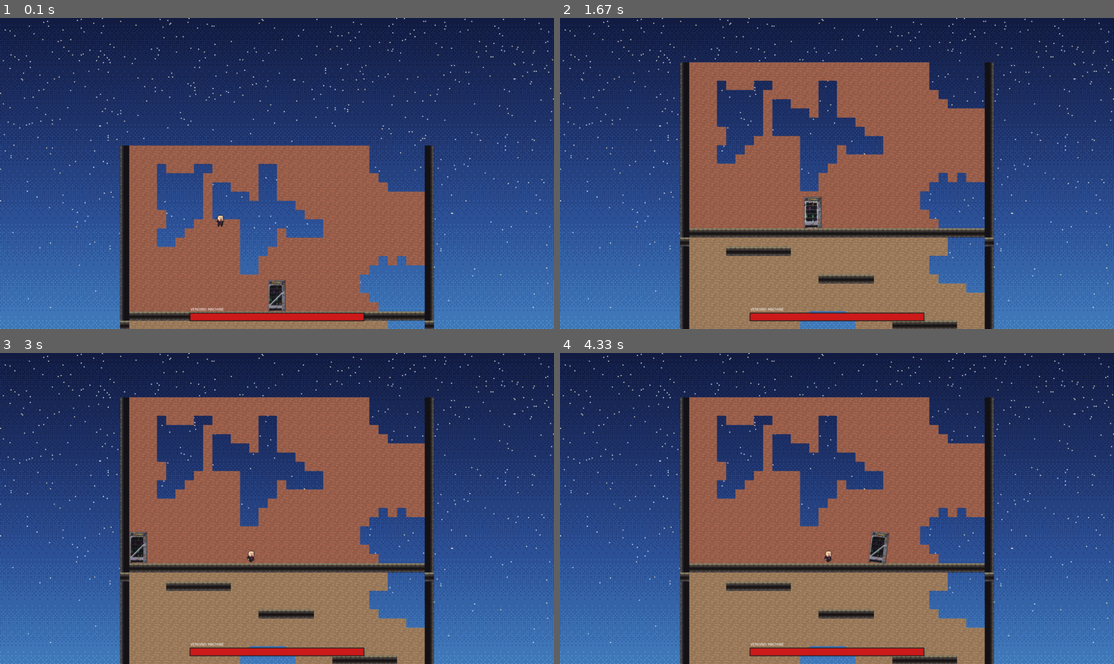
Above: before the commit, frames 1-4 (two rows, left to right).
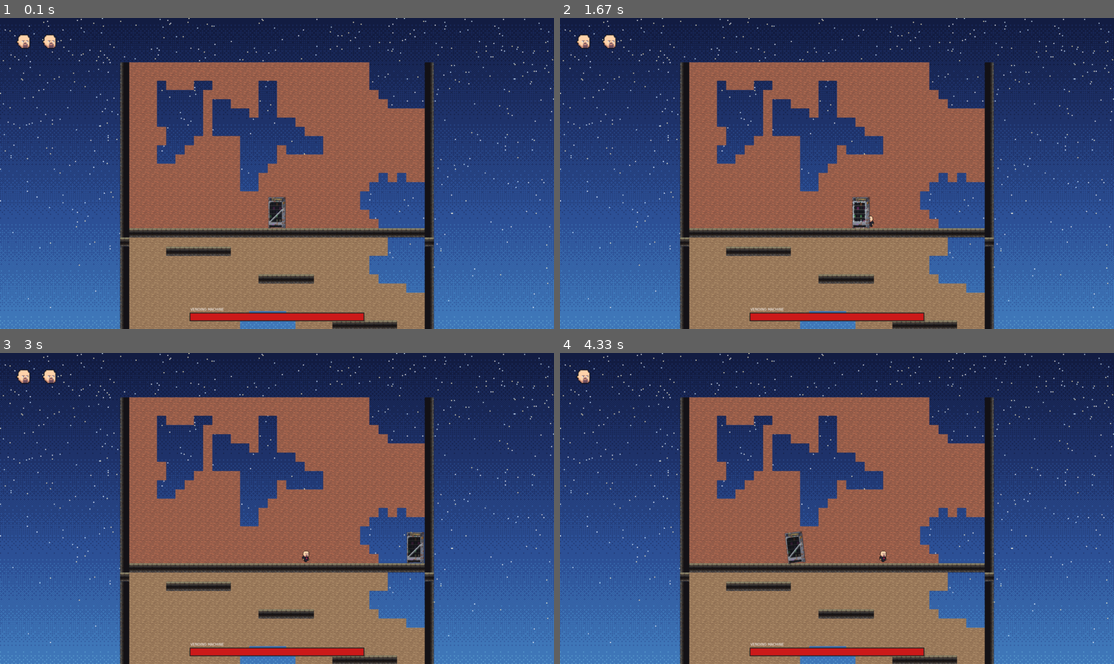
Above: after the commit, the same moments.

Repository: polgonzalez05/luathon-MasAitorGonzalezPolGarciaEnricMorerresJordiDoneuxGillesDelohenLuc
Game: LÖVE game, started from main.lua
The game is run twice, just before and just after one commit, with the same random seed, the same clock (stepped at 60 frames per second) and the same inputs.
Inputs:
- Up to frame 1 (0.1 s): no input
- Up to frame 2 (1.67 s): hold D 0.33-0.8 s; hold D 0.83-1.3 s; hold A from 1.33 s (still down)
- Up to frame 3 (3 s): release A at 1.87 s; hold A 1.9-2.37 s; hold D from 2.4 s (still down)
- Up to frame 4 (4.33 s): release D at 3.03 s; hold A 3.07-3.53 s; hold D 3.57-4.03 s; hold D from 4.07 s (still down)

The runs differ from the first frame. In frame 1, 29% of the frame differs, in the area x 3-79%, y 5-100%; in frame 2, 0.8%; in frame 3, 0.9%; in frame 4, 0.8%.

Commit message:
vidas en el hud

Diff:
--- a/src/bala.lua
+++ b/src/bala.lua
@@ -4,7 +4,7 @@
 local Bala = AnimatedActor:extend()
 
 function Bala:new(x, y, targetX, targetY)
-    Bala.super.new(self, "src/textures/projectile/projectile1.png", x, y, 1, 0, 0, 1, 1)
+    Bala.super.new(self, "src/textures/player/projectile/projectile1.png", x, y, 1, 0, 0, 1, 1)
 
     self.scale = Vector(1, 1)
 
--- a/src/character.lua
+++ b/src/character.lua
@@ -5,15 +5,15 @@
 local Character = AnimatedActor:extend()
 
 function Character:new(boss)
-    Character.super.new(self, "src/textures/idle/idle.png", 300, 200, 8, 0, 0, 4, 1)
+    Character.super.new(self, "src/textures/player/idle/idle.png", 490, 500, 8, 0, 0, 4, 1)
 
     self.animations = {
-        idle = {"src/textures/idle/idle.png", 4, 8, true},
-        run = {"src/textures/run/run.png", 4, 10, true},
-        jump = {"src/textures/jump/char-jump-0.png", 1, 1, false},
-        landing = {"src/textures/jump/char-fall-0.png", 1, 1, false},
-        runGun = {"src/textures/run-pistol/run-pistol.png", 4, 10, true},
-        shoot = {"src/textures/shoot/shoot.png", 6, 12, false}
+        idle = {"src/textures/player/idle/idle.png", 4, 8, true},
+        run = {"src/textures/player/run/run.png", 4, 10, true},
+        jump = {"src/textures/player/jump/char-jump-0.png", 1, 1, false},
+        landing = {"src/textures/player/jump/char-fall-0.png", 1, 1, false},
+        runGun = {"src/textures/player/run-pistol/run-pistol.png", 4, 10, true},
+        shoot = {"src/textures/player/shoot/shoot.png", 6, 12, false}
     }
 
     self.currentAnimation = ""
@@ -44,7 +44,7 @@
     self.projectiles = {}
 
     self.vida = 3
-    self.dañoCooldown = 5
+    self.dañoCooldown = 2
     self.tCooldown = 0
     self.alive = true
 
--- a/src/hud.lua
+++ b/src/hud.lua
@@ -2,9 +2,10 @@
 
 local Hud = Object:extend()
 
-function Hud:new(boss)
+function Hud:new(boss, character)
 
     self.boss = boss
+    self.character = character
 
     self.barraAncho = 600
     self.barraAlto = 24
@@ -19,6 +20,13 @@
 end
 
 function Hud:update(dt)
+
+    self.imagenVida = love.graphics.newImage("src/textures/hud/vida.png")
+    self.imagenVida:setFilter("linear", "linear")
+    self.vidaX = 40
+    self.vidaY = 40
+    self.espacioVida = 10
+    self.tamañoVida = 80
 
     local vida = self.boss.vida
 
@@ -61,6 +69,10 @@
     love.graphics.print("VENDING MACHINE", x, y - 22)
 
     love.graphics.setColor(1,1,1,1)
+
+    for i=1, self.character.vida do
+        love.graphics.draw(self.imagenVida, self.vidaX + (i - 1) * (self.tamañoVida + self.espacioVida), self.vidaY, 0, self.tamañoVida / self.imagenVida:getWidth(), self.tamañoVida / self.imagenVida:getHeight())
+    end
 end
 
 return Hud
--- a/src/level.lua
+++ b/src/level.lua
@@ -24,9 +24,7 @@
   table.insert(self.actors, self.character)
   table.insert(self.actors, self.vendingMachine)
 
-  self.hud = Hud(self.vendingMachine)
-
-  table.insert(self.actors, self.hud)
+  self.hud = Hud(self.vendingMachine, self.character)
 
   self.camera = Camera(self.map, self.character)
   self.background = Background("src/textures/fondo.png")
@@ -48,6 +46,7 @@
   self.map:update(dt)
   self.camera:update(dt)        -- despues de mover a los actores
 
+  self.hud:update(dt)
   if love.keyboard.isDown("escape") then
     love.event.quit()
   end
--- a/src/proyectil.lua
+++ b/src/proyectil.lua
@@ -8,7 +8,7 @@
 
     local n = love.math.random(1, 3)
 
-    Proyectil.super.new(self, "src/textures/bolsa/bolsa" .. n .. ".png", x, y, 1, 0, 0, 1, 1)
+    Proyectil.super.new(self, "src/textures/boss/bolsa/bolsa" .. n .. ".png", x, y, 1, 0, 0, 1, 1)
 
     self.scale = Vector(0.07, 0.07)
     local dx = targetX - x
--- a/src/vendingMachine.lua
+++ b/src/vendingMachine.lua
@@ -6,7 +6,7 @@
 local VendingMachine = AnimatedActor:extend()
 
 function VendingMachine:new(character)
-  VendingMachine.super.new(self, "src/textures/vendingMachineSpritesheet.png", 480, 458, 8, 0, 0, 24, 12)
+  VendingMachine.super.new(self, "src/textures/boss/vendingMachineSpritesheet.png", 480, 458, 8, 0, 0, 24, 12)
 
   self.proyectiles = {}
 
@@ -55,6 +55,8 @@
   self.hitboxOffsetX = 35
   self.hitboxOffsetY = 10
 
+  self.repeticionesAereo = 0
+
   bossState = StateMachine()
 
   bossState:addState("idle",
@@ -106,6 +108,7 @@
   bossState:addState("aereal",
   {
     enter = function()
+      self.repeticionesAereo = love.math.random(1, 5)
         self:aerealAttack()
     end,
 
@@ -260,7 +263,13 @@
         soundManager:setVolume("stomp", 0.2)
         if (self.position.y >= self.sueloY) then
           self.position.y = self.sueloY
-          self:terminarAtaque()
+          self.repeticionesAereo = self.repeticionesAereo - 1
+
+          if (self.repeticionesAereo > 0) then
+            self:aerealAttack()
+          else
+            self:terminarAtaque()
+          end
         end
       end
     end
@@ -362,12 +371,12 @@
 function VendingMachine:barridoAttack()
   print("Esta haciendo el ataque de barrido")
 
-  local ancho = love.graphics.getWidth()
+  local ancho = 1088
 
   if (self.position.x < 0) then
     self.position.x = 0
   elseif (self.position.x + self.width > ancho) then
-    self.position.x = ancho -self.width
+    self.position.x = ancho - self.width
   end
 
   local dI = self.position.x
@@ -376,13 +385,18 @@
   self.speed = self.velocidadBarrido
   self.rot = 0
 
-  if (dI < dD) then
+  if (dI <= 5) then
+    self.forward = Vector(1, 0)
+    self.rot = 0.12
+    self.faseBarrido = "barrer"
+  elseif (dD <= 5) then
     self.forward = Vector(-1, 0)
+    self.faseBarrido = "buscarBorde"
+
   else
     self.forward = Vector(1, 0)
-  end
-
-  self.faseBarrido = "buscarBorde"
+    self.faseBarrido = "buscarBorde"
+  end
 
 end
 
Renamed: src/textures/bolsa/bolsa1.png -> src/textures/boss/bolsa/bolsa1.png
Renamed: src/textures/bolsa/bolsa2.png -> src/textures/boss/bolsa/bolsa2.png
Renamed: src/textures/bolsa/bolsa3.png -> src/textures/boss/bolsa/bolsa3.png
Renamed: src/textures/vendingMachineSpritesheet.png -> src/textures/boss/vendingMachineSpritesheet.png
Binary file added: src/textures/hud/vida.png
Renamed: src/textures/idle/idle.png -> src/textures/player/idle/idle.png
Renamed: src/textures/jump/char-fall-0.png -> src/textures/player/jump/char-fall-0.png
Renamed: src/textures/jump/char-jump-0.png -> src/textures/player/jump/char-jump-0.png
Renamed: src/textures/pistol/char-pistol-0.png -> src/textures/player/pistol/char-pistol-0.png
Renamed: src/textures/pistol/char-pistol-1.png -> src/textures/player/pistol/char-pistol-1.png
Renamed: src/textures/pistol/char-pistol-2.png -> src/textures/player/pistol/char-pistol-2.png
Renamed: src/textures/pistol/char-pistol-3.png -> src/textures/player/pistol/char-pistol-3.png
(and 5 more such lines)
